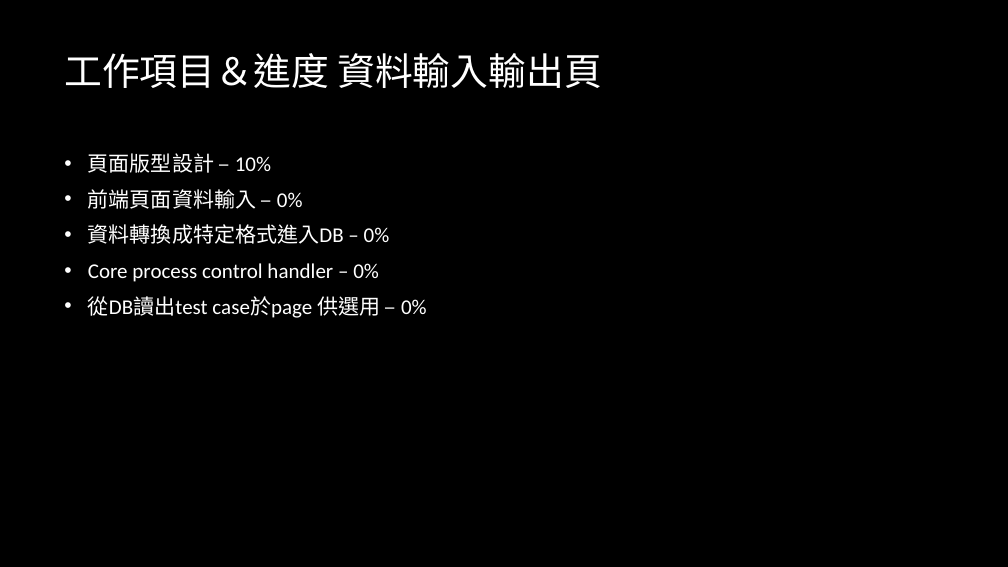
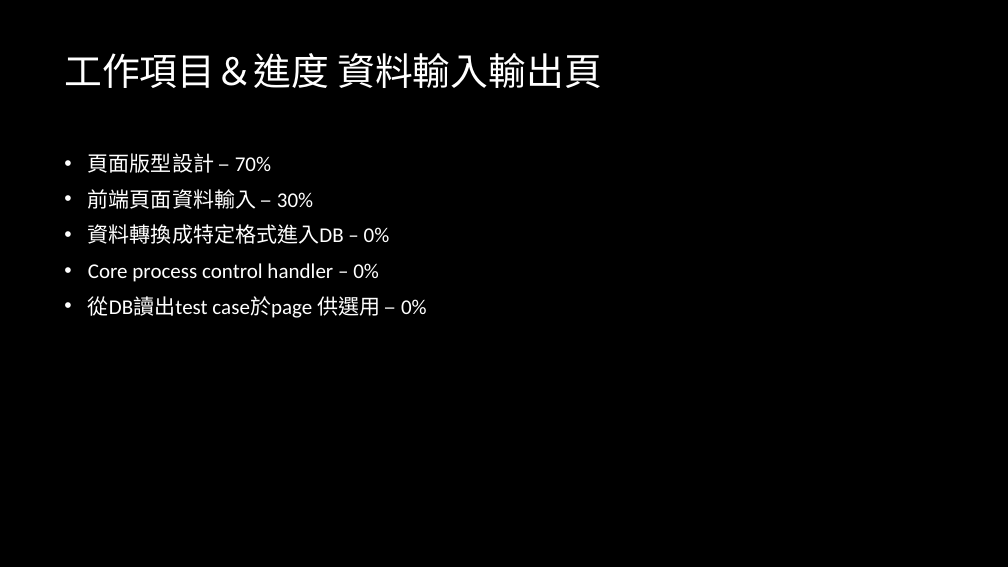
Before and after one commit to markhuang19994/E2E_TEST_AP, a slide deck: slide 3 of document/PPT/進度.pptx (slide 2 before the commit). Drawn at 1008x567 pixels with LibreOffice and Linux fonts; fonts in the diff are those of the drawing; background and template pictures are left out. Boxes give left, top, right and bottom in pixels: in the first picture for what was removed or moved away, otherwise in the second. Text is boxed around its words. In the diff, an @@ line names an element or a change of style, - is before the commit and + after.

```diff
--- a/document/PPT/進度.pptx
+++ b/document/PPT/進度.pptx
@@ text at <box>88,153,313,209</box>: text changed @@
-• 頁面版型設計 – 10%
-• 前端頁面資料輸入 – 0%
+• 頁面版型設計 – 70%
+• 前端頁面資料輸入 – 30%
```
Also in this commit, not shown: 1 other slide changed, 1 other file.
